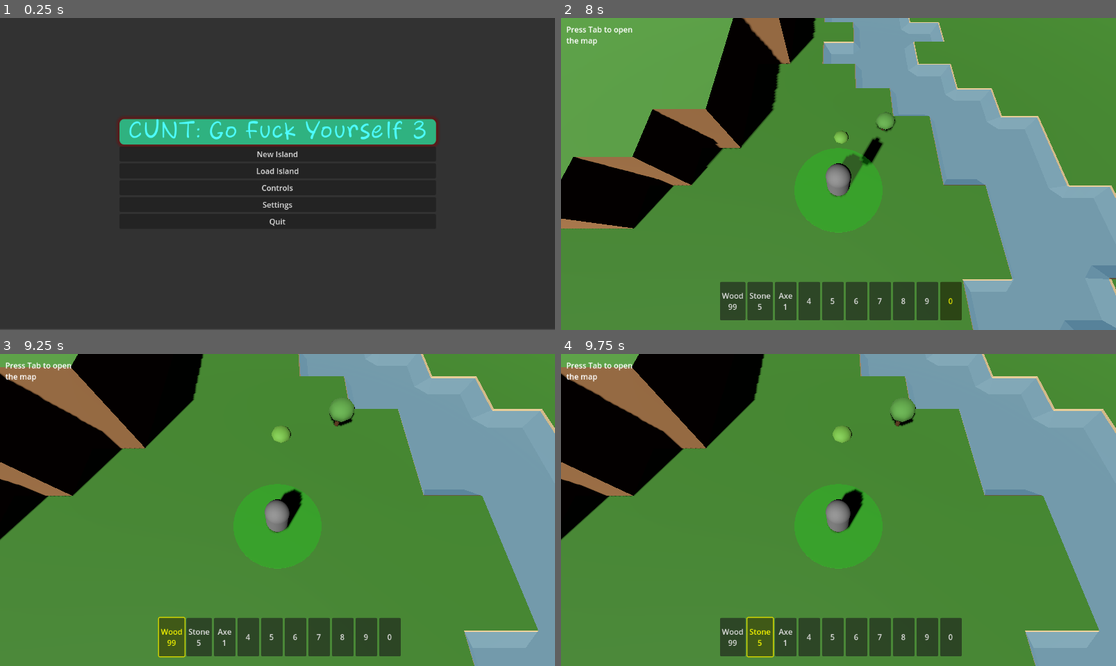
Above: before the commit, frames 1-4 (two rows, left to right).
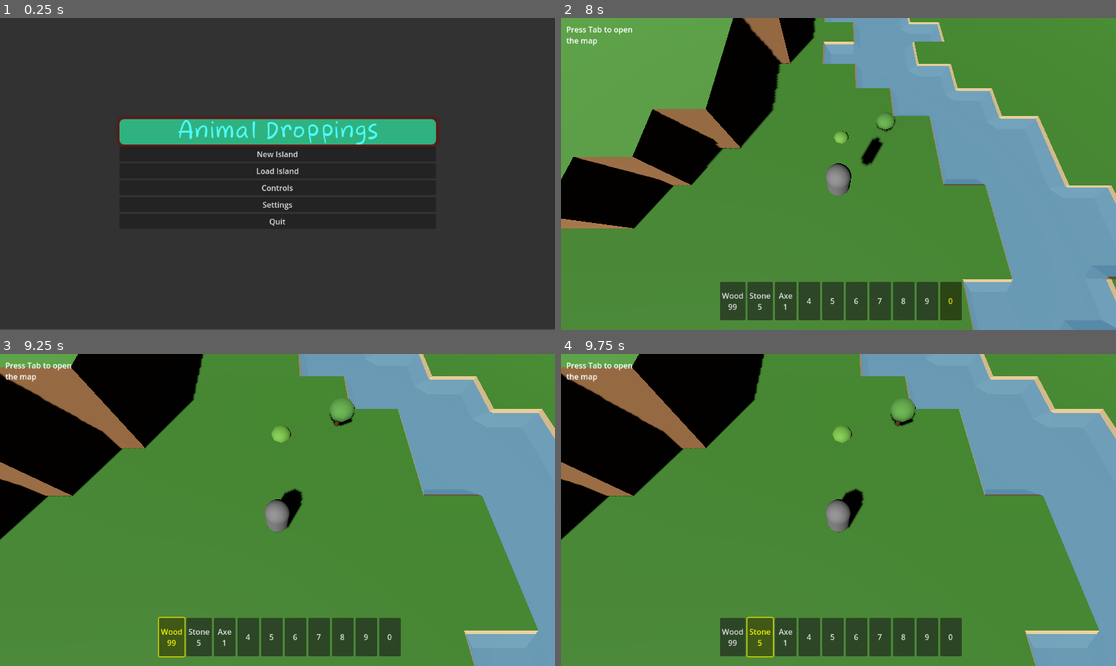
Above: after the commit, the same moments.

Repository: D1g1talfart/IslandGame
Game: Godot game, scene res://Main.tscn
Two runs of this game, one before a commit and one after it. Both use one fixed random seed, a clock stepped at 60 frames per second and the inputs below.
Inputs (mouse positions are in pixels of both pictures, inside the frame that each line leads up to):
- Up to frame 1 (0.25 s): no input
- Up to frame 2 (8 s): click "New Island" at 0.5 s; tap Enter (ui_accept) at 1.25, 1.52, 2, 3.5, 4.25, 4.52, 5, 5.75, 7.52 s; move the mouse to (960, 158) at 1.27 s; hold D (move_right) 1.28-2 s; tap 1 at 1.35 s; click (960, 158) at 1.42 s; drag from (727, 189) to (810, 236) at 2.02 s; move the mouse to (894, 105) at 2.77 s; hold D (move_right) 2.78-3.5 s; tap 0 at 2.85 s; drag from (810, 236) to (672, 127) at 3.52 s; move the mouse to (1005, 220) at 4.27 s; hold A (move_left) 4.28-5 s; tap I at 4.35 s; drag from (672, 127) to (755, 96) at 5.02 s; move the mouse to (866, 174) at 5.77 s; hold S (move_backward) 5.78-6.5 s; tap P at 5.85 s; click (866, 174) at 5.92 s; drag from (755, 96) to (727, 189) at 6.52 s; move the mouse to (960, 158) at 7.27 s; hold W (move_forward) from 7.28 s (still down); tap F at 7.35 s
- Up to frame 3 (9.25 s): release W (move_forward) at 8 s; drag from (166, 525) to (249, 572) at 8.02 s; click "Wood 99" at 8.75 s
- Up to frame 4 (9.75 s): click "Stone 5" at 9.5 s

The runs differ from the first frame. In frame 1, 1.1% of the frame differs, in the area x 23-77%, y 32-41%; in frame 2, 3.4%, in the area x 42-100%, y 0-100%; in frame 3, 3.1%; in frame 4, 3.1%.

Commit message:
fixed waterfall rendering working title changed debug visual resource collection indicator removed

Diff:
--- a/3d_renderer.gd
+++ b/3d_renderer.gd
@@ -26,9 +26,9 @@
 @export var corner_extension_multiplier: float = 1.2
 
 @export_group("Water Settings")
-@export var water_surface_offset: float = -0.05  # Water surface height (less offset than bed)
+@export var water_surface_offset: float = -0.1  # Water surface height (less offset than bed)
 @export var water_bed_offset: float = -0.5      # Water bed height (current water_level_offset)
-@export var water_surface_alpha: float = 0.7    # Transparency of water surface
+@export var water_surface_alpha: float = 0.8    # Transparency of water surface
 
 # ============================================================================
 # RENDERING DATA
@@ -559,12 +559,18 @@
 	mesh_instances.append(mesh_instance)
 
 func create_water_cliff_mesh(terrain_type: int, cliff_faces: Array):
-	"""RESTORED: Create water cliff mesh (waterfalls) using water materials"""
+	"""UPGRADED: Create water cliff mesh with separate bed and surface layers"""
 	if cliff_faces.size() == 0:
 		return
 
+	# Create TWO meshes - bed and surface (just like horizontal water)
+	create_water_cliff_bed_mesh(terrain_type, cliff_faces)
+	create_water_cliff_surface_mesh(terrain_type, cliff_faces)
+
+func create_water_cliff_bed_mesh(terrain_type: int, cliff_faces: Array):
+	"""Create waterfall bed with corner edge adjustments"""
 	var mesh_instance = MeshInstance3D.new()
-	mesh_instance.name = "WaterCliffs_" + str(terrain_type)
+	mesh_instance.name = "WaterCliffBed_" + str(terrain_type)
 
 	var array_mesh = ArrayMesh.new()
 	var vertices = PackedVector3Array()
@@ -574,16 +580,44 @@
 
 	var vertex_index = 0
 
+	# Group cliff faces by tile position to detect corners
+	var faces_by_tile = {}
 	for cliff_data in cliff_faces:
-		vertex_index = add_vertical_wall(
-			vertices, normals, uvs, indices,
-			cliff_data.world_pos,
-			cliff_data.edge_start,
-			cliff_data.edge_end,
-			cliff_data.normal,
-			cliff_data.height_diff,
-			vertex_index
-		)
+		var tile_pos = Vector2i(int(cliff_data.world_pos.x / tile_size), int(cliff_data.world_pos.z / tile_size))
+		if tile_pos not in faces_by_tile:
+			faces_by_tile[tile_pos] = []
+		faces_by_tile[tile_pos].append(cliff_data)
+
+	for tile_pos in faces_by_tile.keys():
+		var tile_faces = faces_by_tile[tile_pos]
+
+		# Calculate the exact height of the horizontal water bed at this position
+		var horizontal_bed_height = get_water_bed_height(tile_pos)
+
+		for cliff_data in tile_faces:
+			# Start the waterfall bed at exactly that height
+			var bed_world_pos = Vector3(cliff_data.world_pos.x, horizontal_bed_height, cliff_data.world_pos.z)
+
+			# Offset slightly inward to prevent clipping with surface
+			var inward_offset = cliff_data.normal * -0.05
+			bed_world_pos += inward_offset
+
+			# Calculate height difference from bed level to neighbor's bed level
+			var height_diff = cliff_data.height_diff + (cliff_data.world_pos.y - horizontal_bed_height)
+
+			# Check if this face shares corners with other faces on the same tile
+			var edge_adjustments = calculate_corner_adjustments(cliff_data, tile_faces)
+
+			vertex_index = add_waterfall_bed_wall(
+				vertices, normals, uvs, indices,
+				bed_world_pos,
+				cliff_data.edge_start,
+				cliff_data.edge_end,
+				cliff_data.normal,
+				height_diff,
+				edge_adjustments,
+				vertex_index
+			)
 
 	var arrays = []
 	arrays.resize(Mesh.ARRAY_MAX)
@@ -595,15 +629,10 @@
 	array_mesh.add_surface_from_arrays(Mesh.PRIMITIVE_TRIANGLES, arrays)
 	mesh_instance.mesh = array_mesh
 
-	# Keep water materials for beautiful blue waterfalls!
-	if terrain_type in materials:
-		mesh_instance.material_override = materials[terrain_type]
-
-	if show_wireframe:
-		var wireframe_material = materials[terrain_type].duplicate()
-		wireframe_material.flags_unshaded = true
-		wireframe_material.wireframe = true
-		mesh_instance.material_override = wireframe_material
+	# Use BED material
+	var bed_material_key = "bed_" + str(terrain_type)
+	if bed_material_key in materials:
+		mesh_instance.material_override = materials[bed_material_key]
 
 	if create_collision:
 		mesh_instance.create_trimesh_collision()
@@ -611,13 +640,94 @@
 	add_child(mesh_instance)
 	mesh_instances.append(mesh_instance)
 
-func create_water_bed_mesh(terrain_type: int, tiles: Array):
-	"""Create water bed mesh (sandy bottom with collision)"""
-	if tiles.size() == 0:
-		return
-
+func calculate_corner_adjustments(current_face, all_tile_faces: Array) -> Dictionary:
+	"""Calculate how much to trim edge endpoints to stop at corner point"""
+	var adjustments = {"start_trim": 0.0, "end_trim": 0.0}
+	var trim_amount = 0.05
+
+	# Check if other faces share the same corner points
+	for other_face in all_tile_faces:
+		if other_face == current_face:
+			continue
+
+		var current_start = current_face.edge_start
+		var current_end = current_face.edge_end
+		var other_start = other_face.edge_start
+		var other_end = other_face.edge_end
+
+		var tolerance = 0.01
+
+		# If my start point matches a corner, trim it back
+		if current_start.distance_to(other_start) < tolerance or current_start.distance_to(other_end) < tolerance:
+			adjustments.start_trim = trim_amount
+
+		# If my end point matches a corner, trim it back
+		if current_end.distance_to(other_start) < tolerance or current_end.distance_to(other_end) < tolerance:
+			adjustments.end_trim = trim_amount
+
+	return adjustments
+
+func add_waterfall_bed_wall(vertices: PackedVector3Array, normals: PackedVector3Array, uvs: PackedVector2Array, indices: PackedInt32Array, world_pos: Vector3, edge_start: Vector3, edge_end: Vector3, face_normal: Vector3, height_diff: float, edge_adjustments: Dictionary, vertex_index: int) -> int:
+	"""Add waterfall bed wall with trimmed edges to prevent corner overlap"""
+
+	# Calculate the edge direction and trim the endpoints
+	var edge_vector = edge_end - edge_start
+	var edge_length = edge_vector.length()
+	var edge_direction = edge_vector.normalized()
+
+	# Trim from start if needed
+	var start_trim = edge_adjustments.start_trim
+	var trimmed_start = edge_start + edge_direction * start_trim
+
+	# Trim from end if needed
+	var end_trim = edge_adjustments.end_trim
+	var trimmed_end = edge_end - edge_direction * end_trim
+
+	# Make sure we don't over-trim and create invalid geometry
+	var remaining_length = edge_length - start_trim - end_trim
+	if remaining_length <= 0.01:
+		# Skip this face if it would be too small
+		return vertex_index
+
+	var top_start = world_pos + trimmed_start
+	var top_end = world_pos + trimmed_end
+	var bottom_start = top_start - Vector3(0, height_diff, 0)
+	var bottom_end = top_end - Vector3(0, height_diff, 0)
+
+	# Add vertices
+	vertices.append(bottom_start)
+	vertices.append(bottom_end)
+	vertices.append(top_end)
+	vertices.append(top_start)
+
+	# Add normals
+	for i in range(4):
+		normals.append(face_normal)
+
+	# Adjust UVs based on trimming to maintain texture consistency
+	var start_uv = start_trim / edge_length
+	var end_uv = 1.0 - (end_trim / edge_length)
+
+	uvs.append(Vector2(start_uv, 0))
+	uvs.append(Vector2(end_uv, 0))
+	uvs.append(Vector2(end_uv, 1))
+	uvs.append(Vector2(start_uv, 1))
+
+	# Add triangles
+	indices.append(vertex_index)
+	indices.append(vertex_index + 1)
+	indices.append(vertex_index + 2)
+
+	indices.append(vertex_index)
+	indices.append(vertex_index + 2)
+	indices.append(vertex_index + 3)
+
+	return vertex_index + 4
+
+func create_water_cliff_surface_mesh(terrain_type: int, cliff_faces: Array):
+	"""Create waterfall surface - starts at surface level"""
 	var mesh_instance = MeshInstance3D.new()
-	mesh_instance.name = "WaterBed_" + str(terrain_type)
+	mesh_instance.name = "WaterCliffSurface_" + str(terrain_type)
 
 	var array_mesh = ArrayMesh.new()
 	var vertices = PackedVector3Array()
@@ -627,12 +737,21 @@
 
 	var vertex_index = 0
 
-	for tile_data in tiles:
-		var pos = tile_data.position
-		var height = get_water_bed_height(pos)
-		var world_pos = Vector3(pos.x * tile_size, height, pos.y * tile_size)
-
-		vertex_index = add_horizontal_face(vertices, normals, uvs, indices, world_pos, vertex_index, true)
+	for cliff_data in cliff_faces:
+		# cliff_data.world_pos.y is already at the correct water surface level
+		# Offset slightly outward to prevent clipping with bed
+		var outward_offset = cliff_data.normal * 0.00
+		var surface_world_pos = cliff_data.world_pos + outward_offset
+
+		vertex_index = add_vertical_wall(
+			vertices, normals, uvs, indices,
+			surface_world_pos,
+			cliff_data.edge_start,
+			cliff_data.edge_end,
+			cliff_data.normal,
+			cliff_data.height_diff, # Use original height difference for surface
+			vertex_index
+		)
 
 	var arrays = []
 	arrays.resize(Mesh.ARRAY_MAX)
@@ -644,6 +763,50 @@
 	array_mesh.add_surface_from_arrays(Mesh.PRIMITIVE_TRIANGLES, arrays)
 	mesh_instance.mesh = array_mesh
 
+	# Use SURFACE material
+	var surface_material_key = "surface_" + str(terrain_type)
+	if surface_material_key in materials:
+		mesh_instance.material_override = materials[surface_material_key]
+
+	# NO collision for surface
+
+	add_child(mesh_instance)
+	mesh_instances.append(mesh_instance)
+
+func create_water_bed_mesh(terrain_type: int, tiles: Array):
+	"""Create water bed mesh with waterfall edge adjustments"""
+	if tiles.size() == 0:
+		return
+
+	var mesh_instance = MeshInstance3D.new()
+	mesh_instance.name = "WaterBed_" + str(terrain_type)
+
+	var array_mesh = ArrayMesh.new()
+	var vertices = PackedVector3Array()
+	var normals = PackedVector3Array()
+	var uvs = PackedVector2Array()
+	var indices = PackedInt32Array()
+
+	var vertex_index = 0
+
+	for tile_data in tiles:
+		var pos = tile_data.position
+		var height = get_water_bed_height(pos)
+		var world_pos = Vector3(pos.x * tile_size, height, pos.y * tile_size)
+
+		# Check if this tile needs edge adjustments for waterfall connections
+		vertex_index = add_waterfall_aware_bed_face(vertices, normals, uvs, indices, world_pos, pos, vertex_index)
+
+	var arrays = []
+	arrays.resize(Mesh.ARRAY_MAX)
+	arrays[Mesh.ARRAY_VERTEX] = vertices
+	arrays[Mesh.ARRAY_NORMAL] = normals
+	arrays[Mesh.ARRAY_TEX_UV] = uvs
+	arrays[Mesh.ARRAY_INDEX] = indices
+
+	array_mesh.add_surface_from_arrays(Mesh.PRIMITIVE_TRIANGLES, arrays)
+	mesh_instance.mesh = array_mesh
+
 	# Apply bed material
 	var bed_material_key = "bed_" + str(terrain_type)
 	if bed_material_key in materials:
@@ -655,6 +818,100 @@
 
 	add_child(mesh_instance)
 	mesh_instances.append(mesh_instance)
+
+func add_waterfall_aware_bed_face(vertices: PackedVector3Array, normals: PackedVector3Array, uvs: PackedVector2Array, indices: PackedInt32Array, world_pos: Vector3, tile_pos: Vector2i, vertex_index: int) -> int:
+	"""Add water bed face with clipping/extending for waterfall connections"""
+
+	var full_size = tile_size / 2.0
+	var adjustment = 0.05  # How much to clip/extend
+
+	# Define corner positions - MATCHING add_horizontal_face order!
+	var nw = Vector3(-full_size, 0, -full_size)  # Northwest
+	var ne = Vector3(full_size, 0, -full_size)   # Northeast
+	var se = Vector3(full_size, 0, full_size)    # Southeast
+	var sw = Vector3(-full_size, 0, full_size)   # Southwest
+
+	# Check each cardinal direction for height differences
+	var directions = [
+		{"offset": Vector2i(0, -1), "name": "north"},
+		{"offset": Vector2i(1, 0),  "name": "east"},
+		{"offset": Vector2i(0, 1),  "name": "south"},
+		{"offset": Vector2i(-1, 0), "name": "west"}
+	]
+
+	for dir in directions:
+		var neighbor_pos = tile_pos + dir.offset
+
+		# Check bounds
+		if neighbor_pos.y >= 0 and neighbor_pos.y < current_island_data.terrain_data.size() and \
+		   neighbor_pos.x >= 0 and neighbor_pos.x < current_island_data.terrain_data[neighbor_pos.y].size():
+
+			var neighbor_terrain = current_island_data.terrain_data[neighbor_pos.y][neighbor_pos.x]
+			var my_height = world_pos.y
+			var neighbor_height: float
+
+			# Get neighbor height - UPDATED to include land terrain
+			if is_water_terrain(neighbor_terrain):
+				neighbor_height = get_water_bed_height(neighbor_pos)
+			else:
+				# Land terrain - use its terrain level height
+				neighbor_height = get_terrain_level_height(neighbor_terrain, neighbor_pos)
+
+			var height_diff = my_height - neighbor_height
+
+			# If neighbor is lower (I'm higher) - clip back my edge
+			if height_diff > 0.01:
+				match dir.name:
+					"north":
+						ne.z += adjustment  # Pull NE corner south
+						nw.z += adjustment  # Pull NW corner south
+					"east":
+						ne.x -= adjustment  # Pull NE corner west
+						se.x -= adjustment  # Pull SE corner west
+					"south":
+						se.z -= adjustment  # Pull SE corner north
+						sw.z -= adjustment  # Pull SW corner north
+					"west":
+						nw.x += adjustment  # Pull NW corner east
+						sw.x += adjustment  # Pull SW corner east
+
+			# If neighbor is higher (I'm lower) - extend my edge to meet it
+			elif height_diff < -0.01:
+				match dir.name:
+					"north":
+						ne.z -= adjustment  # Push NE corner north
+						nw.z -= adjustment  # Push NW corner north
+					"east":
+						ne.x += adjustment  # Push NE corner east
+						se.x += adjustment  # Push SE corner east
+					"south":
+						se.z += adjustment  # Push SE corner south
+						sw.z += adjustment  # Push SW corner south
+					"west":
+						nw.x -= adjustment  # Push NW corner west
+						sw.x -= adjustment  # Push SW corner west
+
+	# Create vertices with SAME ORDER as add_horizontal_face: [NW, NE, SE, SW]
+	var quad_vertices = [nw, ne, se, sw]
+
+	for vertex in quad_vertices:
+		vertices.append(world_pos + vertex)
+		normals.append(Vector3.UP)
+
+	uvs.append(Vector2(0, 1))  # NW
+	uvs.append(Vector2(1, 1))  # NE
+	uvs.append(Vector2(1, 0))  # SE
+	uvs.append(Vector2(0, 0))  # SW
+
+	# Add triangles with correct winding order
+	indices.append(vertex_index)      # NW
+	indices.append(vertex_index + 1)  # NE
+	indices.append(vertex_index + 2)  # SE
+	indices.append(vertex_index)      # NW
+	indices.append(vertex_index + 2)  # SE
+	indices.append(vertex_index + 3)  # SW
+
+	return vertex_index + 4
 
 func create_water_surface_mesh(terrain_type: int, tiles: Array):
 	"""Create water surface mesh (transparent blue, no collision)"""
@@ -808,7 +1065,7 @@
 
 	for tile_data in tiles:
 		var pos = tile_data.position
-		var height = get_terrain_level_height(terrain_type, pos)  # RESTORED proper height!
+		var height = get_terrain_level_height(terrain_type, pos)
 		var world_pos = Vector3(pos.x * tile_size, height, pos.y * tile_size)
 
 		# Create horizontal top face only (cliffs handled separately)
@@ -839,6 +1096,70 @@
 
 	add_child(mesh_instance)
 	mesh_instances.append(mesh_instance)
+
+func add_clipped_horizontal_face(vertices: PackedVector3Array, normals: PackedVector3Array, uvs: PackedVector2Array, indices: PackedInt32Array, world_pos: Vector3, tile_pos: Vector2i, vertex_index: int) -> int:
+	"""Add horizontal face with careful water edge clipping"""
+
+	var full_size = tile_size / 2.0
+	var clip_amount = 0.1
+
+	# Default coordinates (no clipping)
+	var quad_coords = [-full_size, -full_size, full_size, -full_size, full_size, full_size, -full_size, full_size]
+
+	# Only clip if we're land and neighbor is water AND we're higher
+	var directions = [
+		{"offset": Vector2i(0, -1), "name": "north", "coords": [1, 5]},  # North edge
+		{"offset": Vector2i(1, 0), "name": "east", "coords": [2, 4]},    # East edge
+		{"offset": Vector2i(0, 1), "name": "south", "coords": [3, 7]},   # South edge
+		{"offset": Vector2i(-1, 0), "name": "west", "coords": [0, 6]}    # West edge
+	]
+
+	for dir in directions:
+		var neighbor_pos = tile_pos + dir.offset
+
+		# Check bounds
+		if neighbor_pos.y >= 0 and neighbor_pos.y < current_island_data.terrain_data.size() and \
+		   neighbor_pos.x >= 0 and neighbor_pos.x < current_island_data.terrain_data[neighbor_pos.y].size():
+
+			var neighbor_terrain = current_island_data.terrain_data[neighbor_pos.y][neighbor_pos.x]
+
+			# Only clip if: we're land, neighbor is water, and we're significantly higher
+			if is_water_terrain(neighbor_terrain):
+				var neighbor_height = get_water_bed_height(neighbor_pos)  # Use bed height for comparison
+				var height_diff = world_pos.y - neighbor_height
+
+				if height_diff > 0.15:  # Only clip for significant height differences
+					match dir.name:
+						"north": quad_coords[1] -= clip_amount; quad_coords[5] -= clip_amount
+						"east":  quad_coords[2] -= clip_amount; quad_coords[4] -= clip_amount
+						"south": quad_coords[3] += clip_amount; quad_coords[7] += clip_amount
+						"west":  quad_coords[0] += clip_amount; quad_coords[6] += clip_amount
+
+	# Create vertices with adjusted coordinates
+	var quad_vertices = [
+		world_pos + Vector3(quad_coords[0], 0, quad_coords[1]),  # SW
+		world_pos + Vector3(quad_coords[2], 0, quad_coords[3]),  # SE
+		world_pos + Vector3(quad_coords[4], 0, quad_coords[5]),  # NE
+		world_pos + Vector3(quad_coords[6], 0, quad_coords[7])   # NW
+	]
+
+	for vertex in quad_vertices:
+		vertices.append(vertex)
+		normals.append(Vector3.UP)
+
+	uvs.append(Vector2(0, 0))
+	uvs.append(Vector2(1, 0))
+	uvs.append(Vector2(1, 1))
+	uvs.append(Vector2(0, 1))
+
+	indices.append(vertex_index)
+	indices.append(vertex_index + 1)
+	indices.append(vertex_index + 2)
+	indices.append(vertex_index)
+	indices.append(vertex_index + 2)
+	indices.append(vertex_index + 3)
+
+	return vertex_index + 4
 
 func add_horizontal_face(vertices: PackedVector3Array, normals: PackedVector3Array, uvs: PackedVector2Array, indices: PackedInt32Array, world_pos: Vector3, vertex_index: int, face_up: bool = true) -> int:
 	"""RESTORED: Add horizontal quad face"""
@@ -1226,6 +1547,7 @@
 
 	return vertex_index + 3
 
+
 # ============================================================================
 # YOUR EXISTING PUBLIC INTERFACE (keeping unchanged)
 # ============================================================================
--- a/main_menu.tscn
+++ b/main_menu.tscn
@@ -65,7 +65,7 @@
 [node name="Title" type="Label" parent="VBoxContainer"]
 layout_mode = 2
 theme = SubResource("Theme_jix8l")
-text = "CUNT: Go Fuck Yourself 3"
+text = "Animal Droppings"
 horizontal_alignment = 1
 vertical_alignment = 1
 
--- a/player.gd
+++ b/player.gd
@@ -35,7 +35,7 @@
 		print("Inventory system ready!")
 
 	# Create visual collection range indicator
-	create_collection_range_indicator()
+	#create_collection_range_indicator()
 
 func create_collection_range_indicator():
 	var indicator = MeshInstance3D.new()
